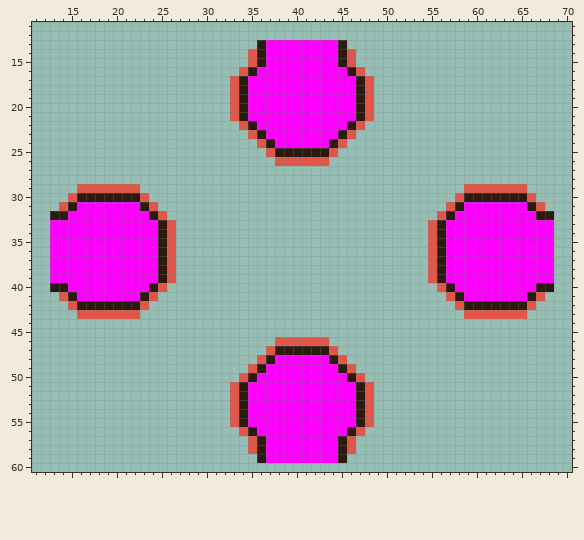
A pixel-art file gets an edit: aseprite-source/pfight/v47/strip/sock-strip-body-hole.aseprite. Above, as it was before the edit.
82x73 pixels, 1 frame. Shown: x 11..70, y 11..60.
Now the later version:
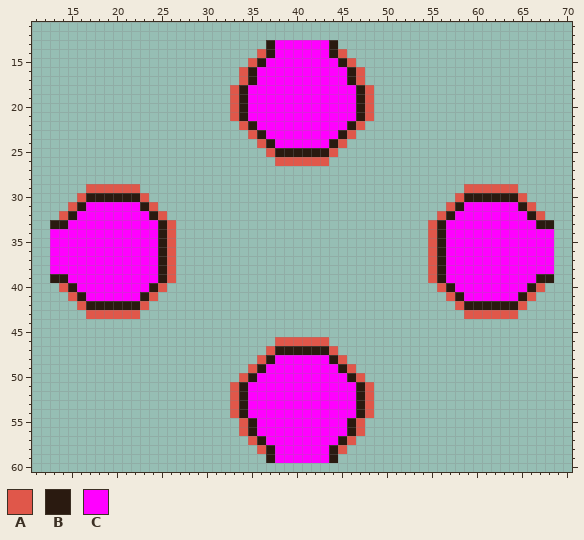
Palette (. is transparent): A #e0574a  B #2a1a10  C #ff00ff
Change:
y 13: x 36..37 BC -> .B; x 44..45 CB -> B.
y 14: x 35..37 ABC -> .AB; x 44..46 CBA -> BA.
y 17: x 33..35 ABC -> .AB; x 46..48 CBA -> BA.
y 29: x 16 A -> .; x 65 A -> .
y 30: x 15..16 AB -> .A; x 65..66 BA -> A.
y 31: x 14..16 ABC -> .AB; x 65..67 CBA -> BA.
y 32: x 13..15 BBC -> .AB; x 66..68 CBB -> BA.
y 33: x 13..14 CC -> BB; x 67..68 CC -> BB
y 39: x 13..14 CC -> BB; x 67..68 CC -> BB
y 40: x 13..15 BBC -> .AB; x 66..68 CBB -> BA.
y 41: x 14..16 ABC -> .AB; x 65..67 CBA -> BA.
y 42: x 15..16 AB -> .A; x 65..66 BA -> A.
y 43: x 16 A -> .; x 65 A -> .
y 55: x 33..35 ABC -> .AB; x 46..48 CBA -> BA.
y 58: x 35..37 ABC -> .AB; x 44..46 CBA -> BA.
y 59: x 36..37 BC -> .B; x 44..45 CB -> B.
Where, in picture pixels (left, top, right, bottom), the same in both pictures:
changed: (230, 40, 275, 85)
changed: (329, 40, 374, 85)
changed: (50, 184, 86, 229)
changed: (518, 184, 554, 229)
changed: (50, 274, 86, 319)
changed: (518, 274, 554, 319)
changed: (230, 418, 275, 463)
changed: (329, 418, 374, 463)
